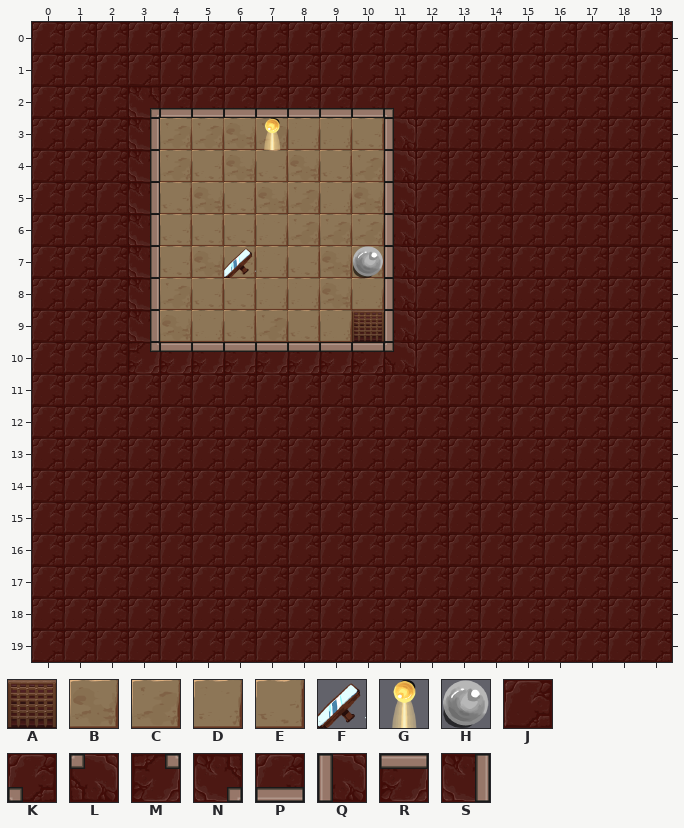
Tiled map, stored at assets/levels/newgrounds_release/t3.tmx. Above: the version before the commit.
Cells are 128x128 px. Shown: x 0..19, y 0..19.
Key: from "exit": A 0; from "floors": B 0, C 1, D 2, E 3; from "mirrors": F 1 flipped left-right; from "orb_sheet": G 5, H 7; from "walls": J 0, K 1, L 2, M 3, N 4, P 20, Q 27, R 34, S 41.
_ is an empty cell, # one hidden under a higher layer.
Objects are placed by their top-left corner, in cells (3,4 is the top-left corner of cell 3,4); size is 1x1 cell unless given.
Layers that did not change in this view are not listed.
Layer "Floor" before, first column x 0:
 0 ____________________
 1 ____________________
 2 ____________________
 3 ____CCBCDDE#________
 4 ____CEBEBEC#________
 5 ____EBEBCDB#________
 6 ____EEEDCCC#________
 7 ____EBEDEBB#________
 8 ____CEEDDBD#________
 9 ____BDECEDE#________
10 ____________________
11 ____________________
12 ____________________
13 ____________________
14 ____________________
15 ____________________
16 ____________________
17 ____________________
18 ____________________
19 ____________________
Layer "Walls" before, first column x 0:
 0 JJJJJJJJJJJJJJJJJJJJ
 1 JJJJJJJJJJJJJJJJJJJJ
 2 JJJNPPPPPPPKJJJJJJJJ
 3 JJJS_______QJJJJJJJJ
 4 JJJS_______QJJJJJJJJ
 5 JJJS_______QJJJJJJJJ
 6 JJJS_______QJJJJJJJJ
 7 JJJS_______QJJJJJJJJ
 8 JJJS_______QJJJJJJJJ
 9 JJJS_______QJJJJJJJJ
10 JJJMRRRRRRRLJJJJJJJJ
11 JJJJJJJJJJJJJJJJJJJJ
12 JJJJJJJJJJJJJJJJJJJJ
13 JJJJJJJJJJJJJJJJJJJJ
14 JJJJJJJJJJJJJJJJJJJJ
15 JJJJJJJJJJJJJJJJJJJJ
16 JJJJJJJJJJJJJJJJJJJJ
17 JJJJJJJJJJJJJJJJJJJJ
18 JJJJJJJJJJJJJJJJJJJJ
19 JJJJJJJJJJJJJJJJJJJJ
Objects on layer "Mirrors" before:
F "mirror" at 6,7
Objects on layer "Light" before:
G "lightOrb" at 7,3
H "lightSwitch" at 10,7
Objects on layer "Exit" before:
A "exit" at 10,9
New version:
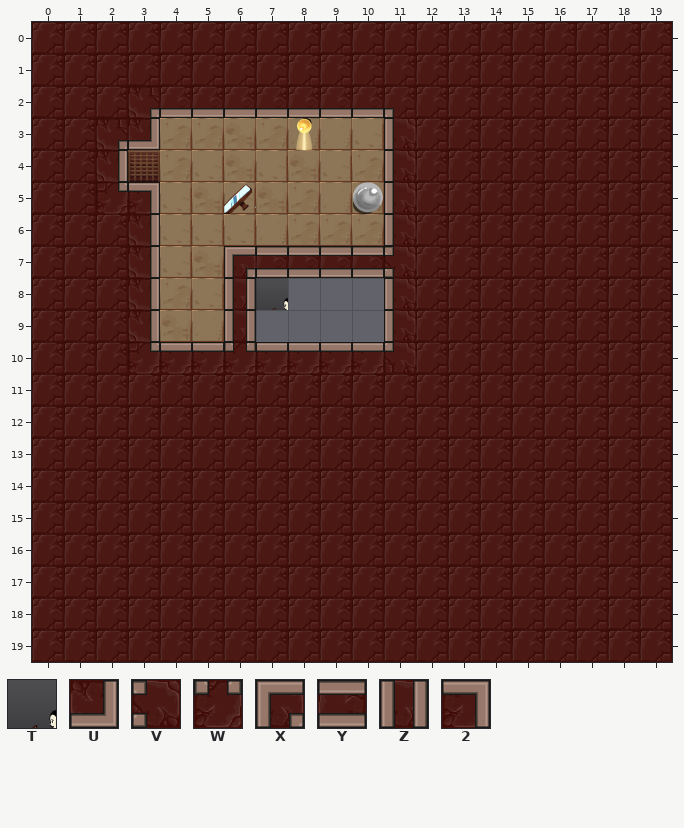
Further tiles: from "tutorialImages": T 0; from "walls": U 13, V 14, W 15, X 21, Y 35, Z 36, 2 38.
The edit:
Layer "Floor":
The author put tile C in row 4 at x 3.
Tile B is gone in row 7 at x 9 to 10; in row 8 at x 9.
Tile C is gone in row 9 at x 7.
Tile D is gone in row 7 at x 7; in row 8 at x 7 to 8 and 10; in row 9 at x 9.
Tile E is gone in row 7 at x 6 and 8; in row 8 at x 6; in row 9 at x 6, 8 and 10.
Layer "Walls":
Tile S becomes tile 2 in row 5 at x 3.
Tile J becomes tile M in row 5 at x 2.
Tile J becomes tile N in row 3 at x 2.
Tile J becomes tile S in row 4 at x 2.
Tile S becomes tile U in row 3 at x 3.
Tile Q becomes tile V in row 7 at x 11.
Tile R becomes tile W in row 10 at x 6.
The author put tile X in row 7 at x 6.
The author put tile Y in row 7 at x 7 to 10.
The author put tile Z in rows 8 to 9 at x 6.
Tile S is gone in row 4 at x 3.
Layer "Mirrors":
Object F "mirror" at 6,7 becomes F "mirror" at 6,5.
Layer "Light":
Object G "lightOrb" at 7,3 becomes G "lightOrb" at 8,3.
Object H "lightSwitch" at 10,7 becomes H "lightSwitch" at 10,5.
Layer "Exit":
Object A "exit" at 10,9 becomes A "exit" at 3,4.
Layer "Tutorial Images" (added):
A new object: T at 7,8.
Changed places in both pictures, as pixel boxes (x1, y1, x2, y2):
changed: (96, 118, 160, 214)
changed: (264, 118, 313, 150)
new place: (224, 184, 256, 214)
new place: (352, 182, 383, 214)
changed: (224, 246, 394, 352)
